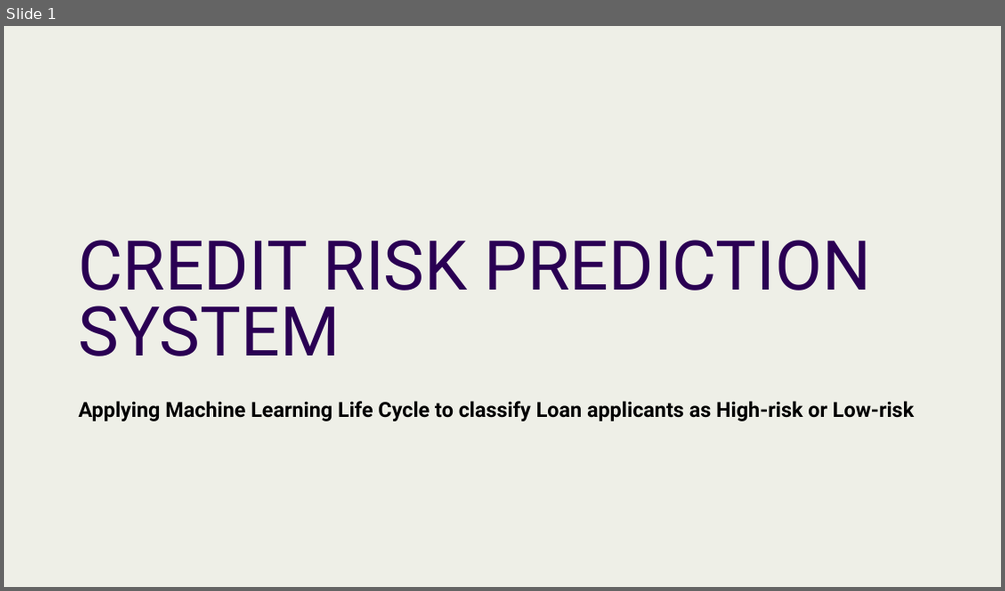
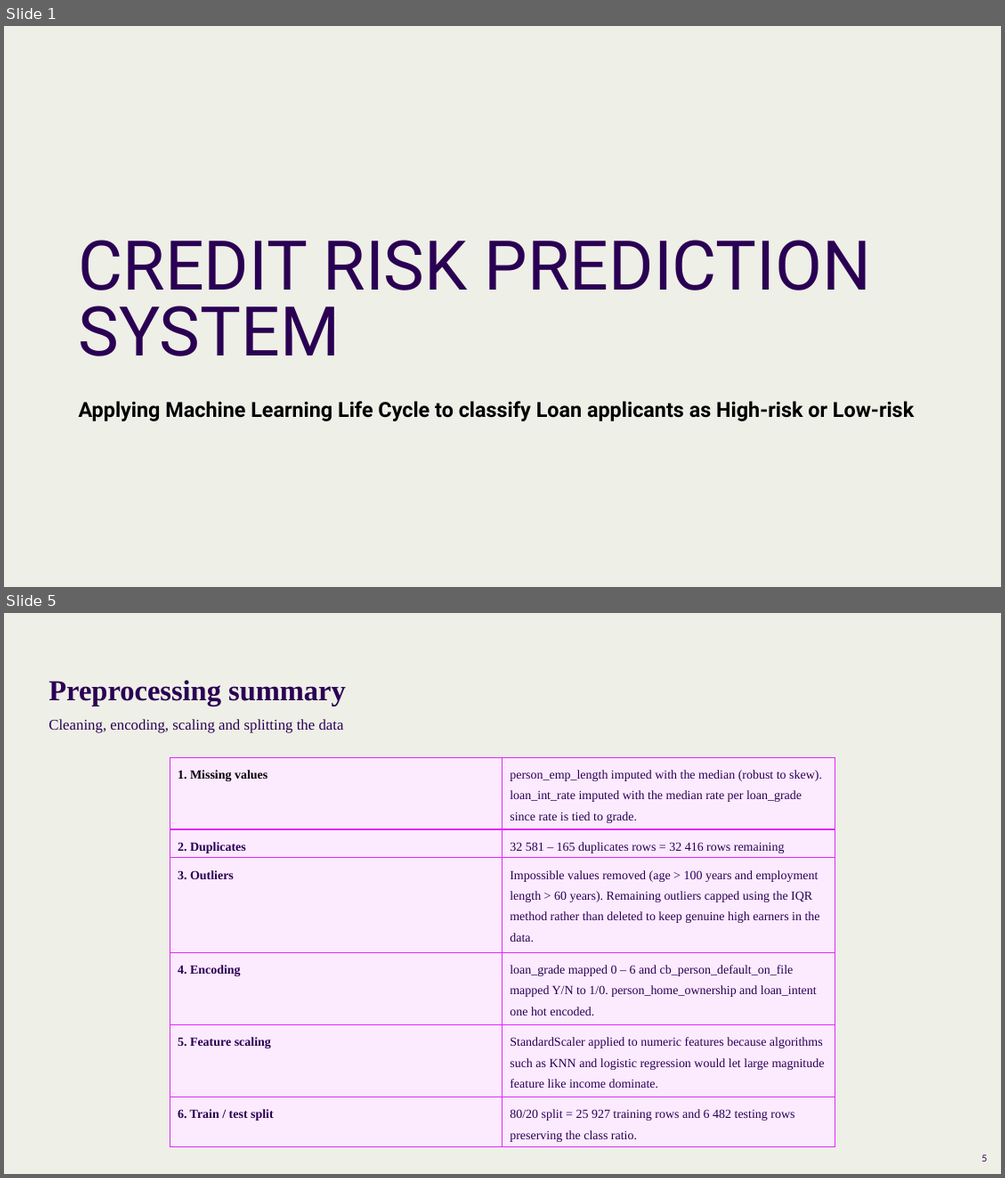
Before and after one commit to Thembelihle-tech/Credit-Risk-Prediction, a slide deck: Credit Risk Prediction System.pptx. Shown one above the other, each under a label of ours: slide 1 before the commit, slides 1 and 5 after it; the slides between them are not shown. The pictures are 1005x591 and 1005x1178 pixels, drawn with LibreOffice and Linux fonts; fonts in the diff are those of the drawing; background and template pictures are left out. Boxes give left, top, right and bottom in pixels: in the first picture for what was removed or moved away, otherwise in the second. Text is boxed around its words. In the diff, an @@ line names an element or a change of style, - is before the commit and + after.

```diff
--- a/Credit Risk Prediction System.pptx
+++ b/Credit Risk Prediction System.pptx
@@ slide 5 added at box(4, 613, 1001, 1174), background #EEEFE7 @@
@@ title added at box(48, 680, 346, 733), 14.4 pt, text #2A0053 @@
+Preprocessing summary
+Cleaning, encoding, scaling and splitting the data
@@ table added at box(170, 757, 834, 1146), 6 rows, 2 columns @@
+1. Missing values | person_emp_length imputed with the median (robust to skew). loan_int_rate imputed with the median rate per loan_grade since rate is tied to grade.
+2. Duplicates | 32 581 – 165 duplicates rows = 32 416 rows remaining
+3. Outliers | Impossible values removed (age > 100 years and employment length > 60 years). Remaining outliers capped using the IQR method rather than deleted to keep genuine high earners in the data.
+4. Encoding | loan_grade mapped 0 – 6 and cb_person_default_on_file mapped Y/N to 1/0. person_home_ownership and loan_intent one hot encoded.
+5. Feature scaling | StandardScaler applied to numeric features because algorithms such as KNN and logistic regression would let large magnitude feature like income dominate.
+6. Train / test split | 80/20 split = 25 927 training rows and 6 482 testing rows preserving the class ratio.
@@ page number added at box(981, 1154, 987, 1161), 9 pt, text #2A0053 @@
+5
```
Also in this commit, not shown: 5 other slides added, 1 slide removed, 5 other files.
